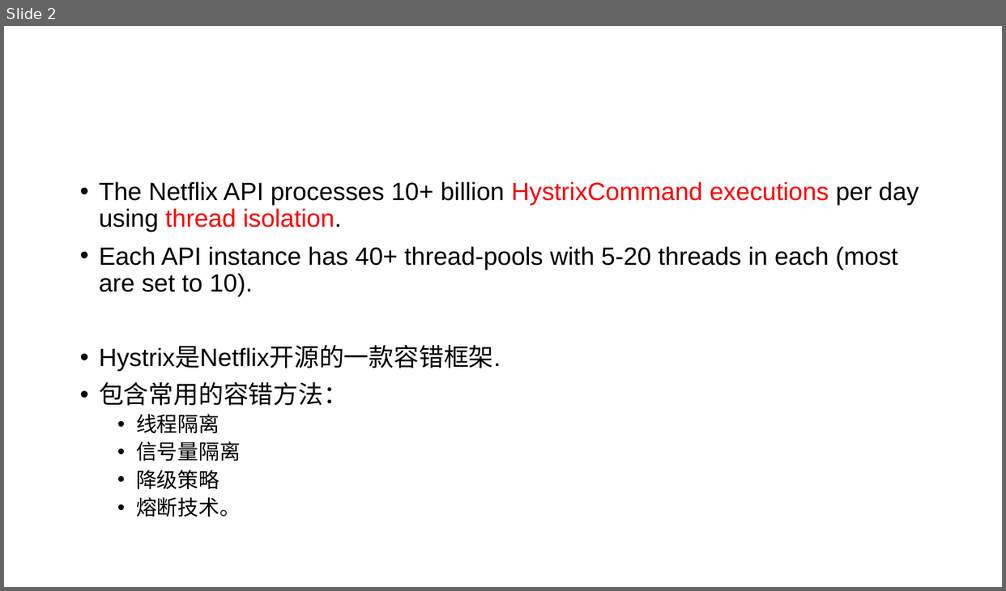
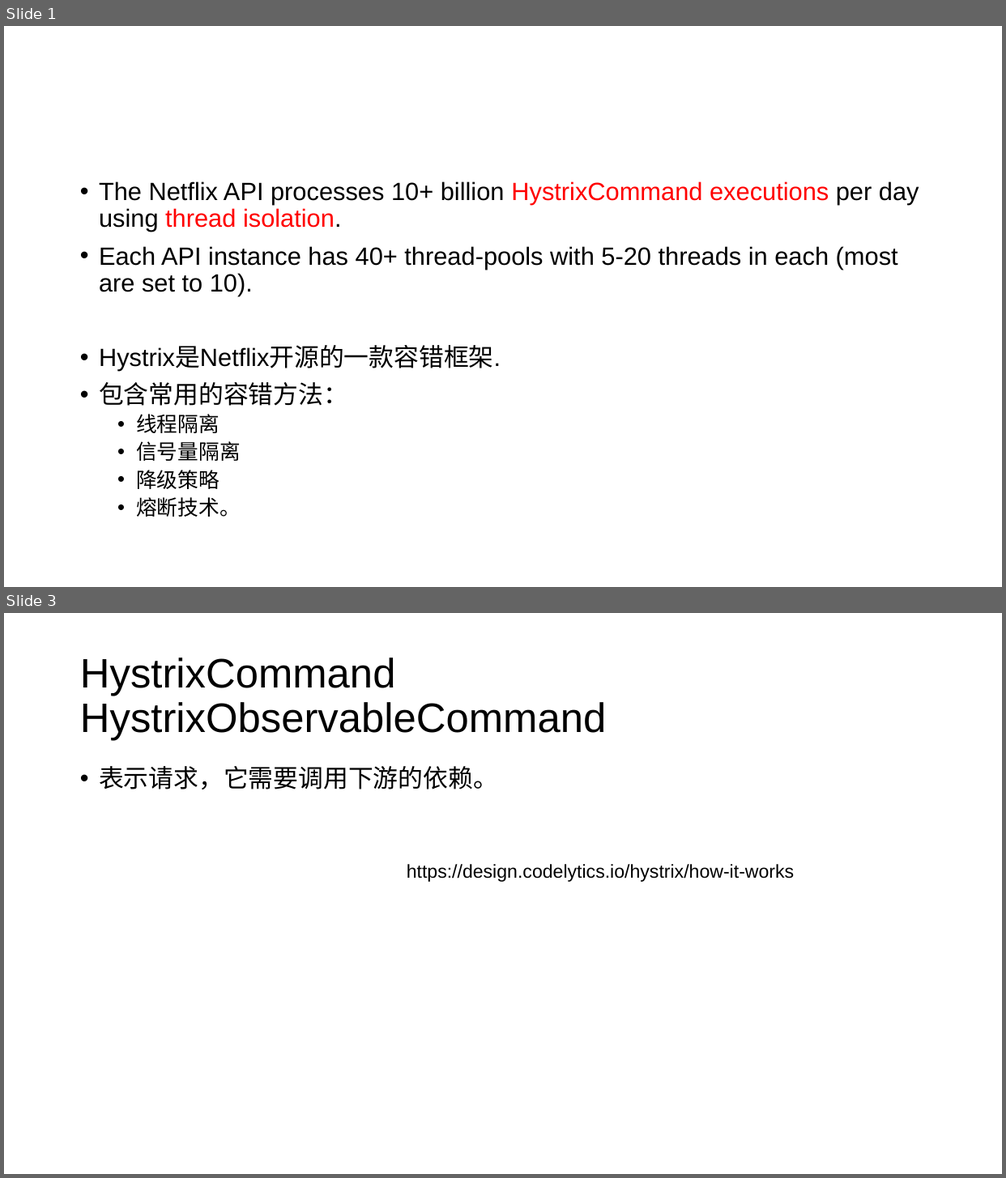
Before and after one commit to zy475459736/progress, a slide deck: springboot/hystrix/hystrix.pptx. Shown one above the other, each under a label of ours: slide 2 before the commit, slides 1 and 3 after it; the slides between them are not shown. The pictures are 1006x591 and 1006x1178 pixels, drawn with LibreOffice and Linux fonts; fonts in the diff are those of the drawing. Boxes give left, top, right and bottom in pixels: in the first picture for what was removed or moved away, otherwise in the second. Text is boxed around its words. In the diff, an @@ line names an element or a change of style, - is before the commit and + after.

Commit message:
hystrix ppt

```diff
--- a/springboot/hystrix/hystrix.pptx
+++ b/springboot/hystrix/hystrix.pptx
@@ slide 3 added at [4, 613, 1002, 1174], background #FFFFFF @@
@@ title added at [80, 658, 606, 741], 39.6 pt, text #000000 @@
+HystrixCommand HystrixObservableCommand
@@ text added at [99, 766, 498, 790], 24 pt, text #000000 @@
+• 表示请求，它需要调用下游的依赖。
@@ text added at [407, 864, 794, 882], 18 pt, text #000000 @@
+https://design.codelytics.io/hystrix/how-it-works
@@ what was slide 2 is now slide 1 @@
```
Also in this commit, not shown: 22 other slides added, 1 slide removed.
